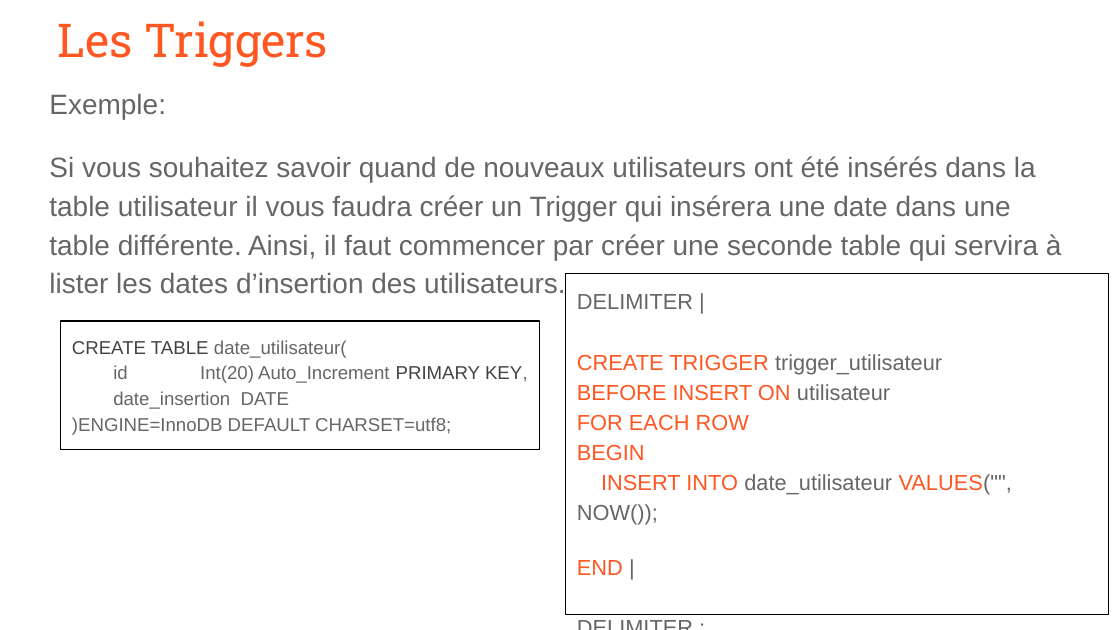
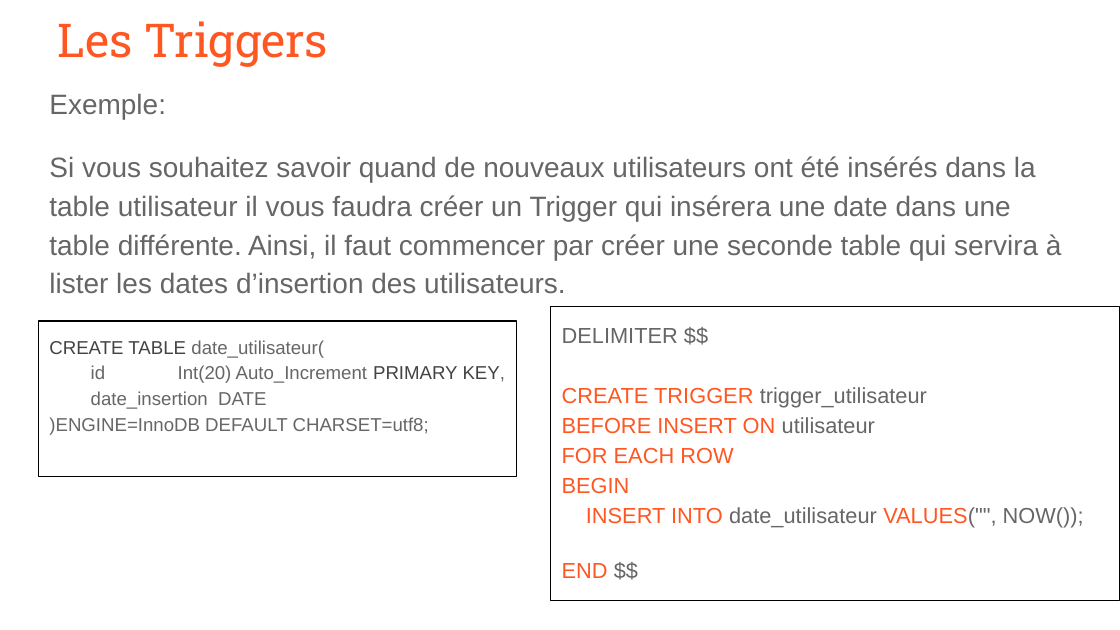
Before and after one commit to balamini-dev/TP_SQL, a slide deck: slide 40 of cours/Développement côté serveur.pptx (slide 38 before the commit). Drawn at 1120x630 pixels with LibreOffice and Linux fonts; fonts in the diff are those of the drawing. Boxes give left, top, right and bottom in pixels: in the first picture for what was removed or moved away, otherwise in the second. Text is boxed around its words. In the diff, an @@ line names an element or a change of style, - is before the commit and + after.

```diff
--- a/cours/Développement côté serveur.pptx
+++ b/cours/Développement côté serveur.pptx
@@ rectangle "CREATE TABLE date_utilisateur( id Int(20) ...": place and size @@
-rectangle "CREATE TABLE date_utilisateur( id Int(20) ..." at box(60, 321, 539, 450)
+rectangle "CREATE TABLE date_utilisateur( id Int(20) ..." at box(38, 321, 516, 477)
@@ rectangle "DELIMITER $$ CREATE TRIGGER trigger_utilisateur ...": place and size @@
-rectangle "DELIMITER $$ CREATE TRIGGER trigger_utilisateur ..." at box(566, 273, 1109, 615)
+rectangle "DELIMITER $$ CREATE TRIGGER trigger_utilisateur ..." at box(551, 307, 1120, 600)
@@ text in rectangle at box(562, 328, 1084, 578): text changed @@
-DELIMITER |
-CREATE TRIGGER trigger_utilisateur
-BEFORE INSERT ON utilisateur
-FOR EACH ROW
-BEGIN
-INSERT INTO date_utilisateur VALUES("", NOW());
-END |
-DELIMITER ;
+DELIMITER $$
+CREATE TRIGGER trigger_utilisateur
+BEFORE INSERT ON utilisateur
+FOR EACH ROW
+BEGIN
+INSERT INTO date_utilisateur VALUES("", NOW());
+END $$
```
Also in this commit, not shown: 6 other slides changed, 2 slides added.
